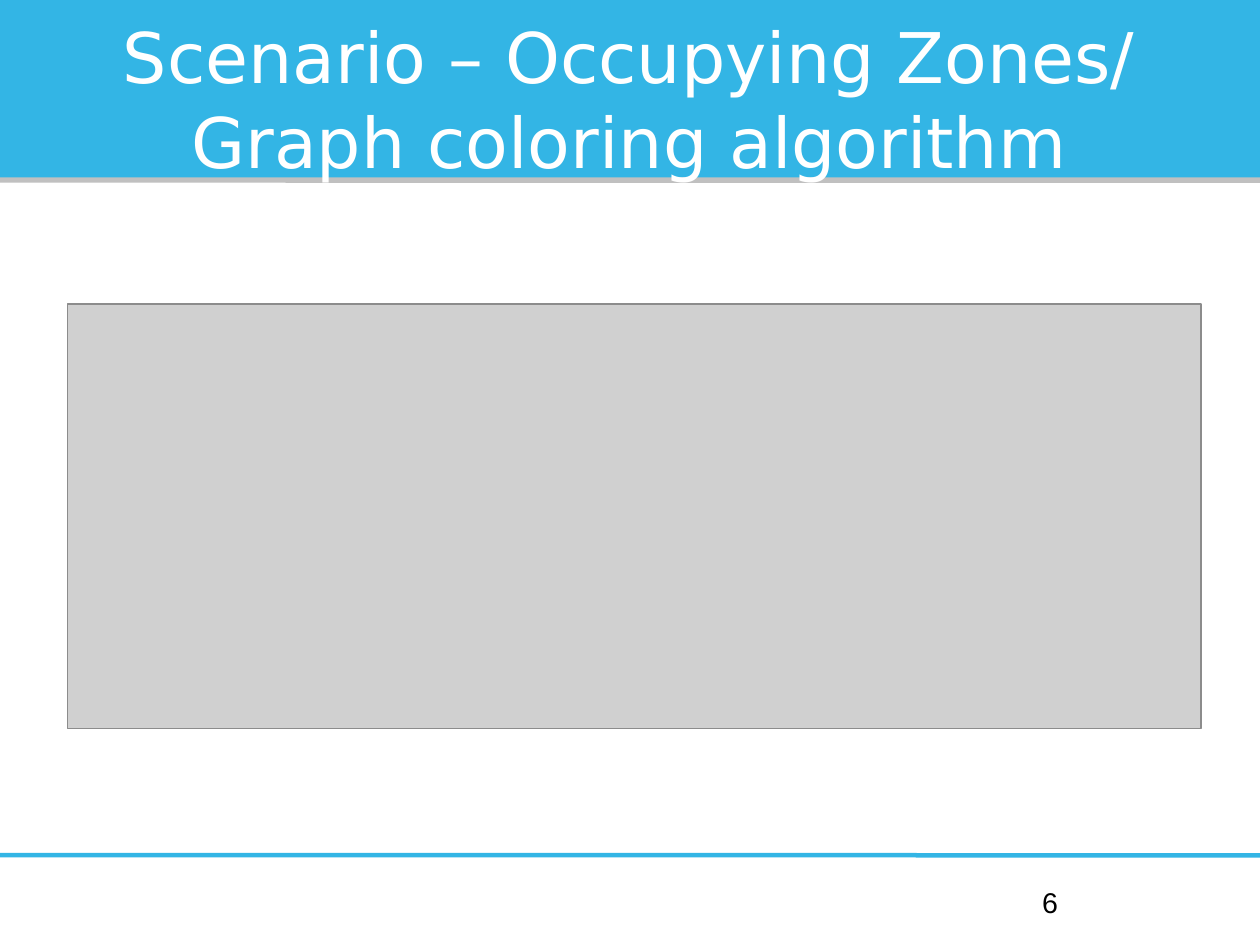
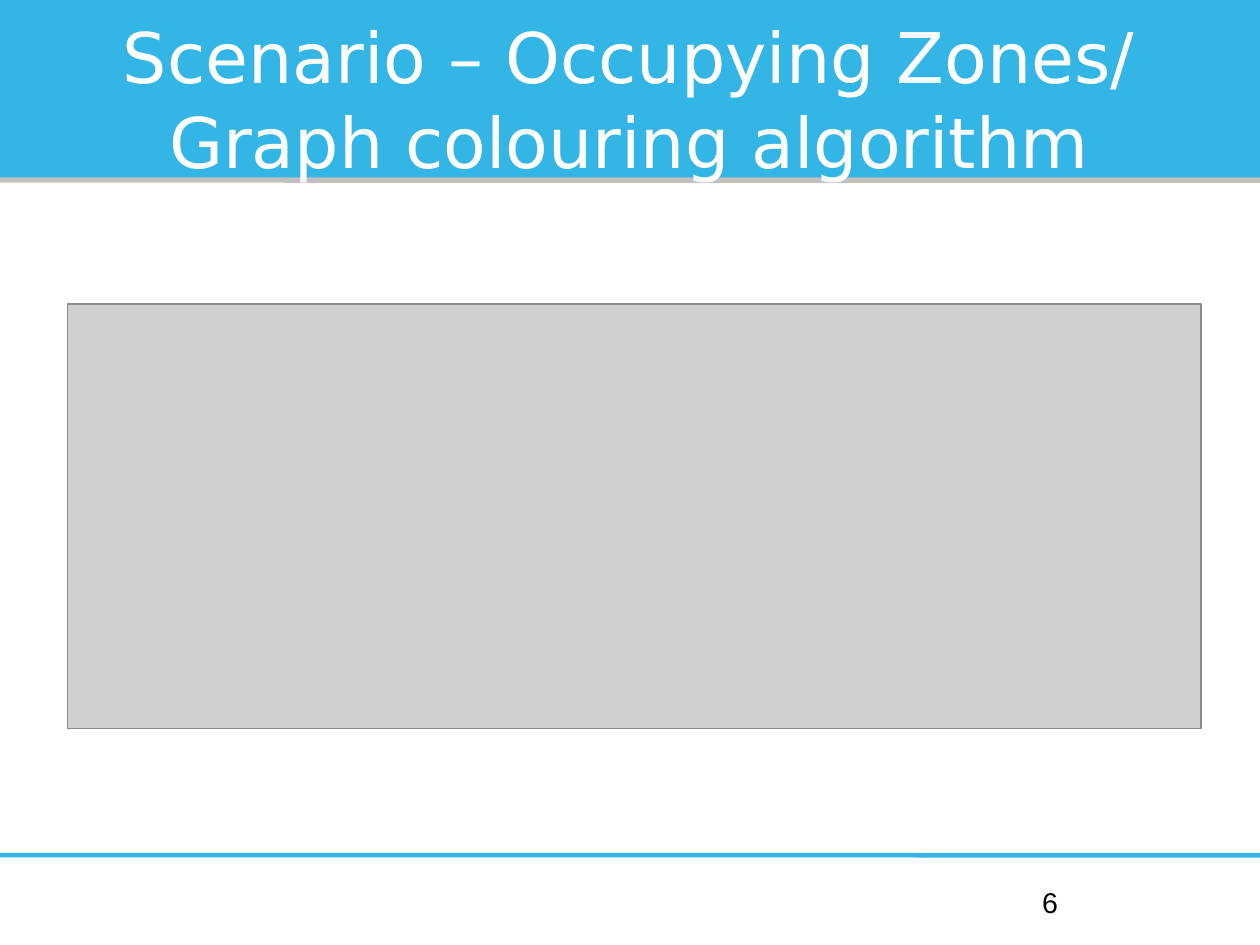
Before and after one commit to Institute-Web-Science-and-Technologies/mapc, a slide deck: slide 6 of Oberseminar/presentation.odp. Drawn at 1260x945 pixels with LibreOffice and Linux fonts; fonts in the diff are those of the drawing; grey boxes stand for pictures. Boxes give left, top, right and bottom in pixels: in the first picture for what was removed or moved away, otherwise in the second. Text is boxed around its words. In the diff, an @@ line names an element or a change of style, - is before the commit and + after.

Commit message:
Fix: Added graphics back to presentation. New: Exchanged graphics for the ones from our final report as they are better visible using a projector. Removed: Visualisation slide. What was that about? We can't show a match anyways. The time would be too short for that. New: Created a table instead of using a graphic and modified its data.

```diff
--- a/Oberseminar/presentation.odp
+++ b/Oberseminar/presentation.odp
@@ title at bbox=[123, 30, 1135, 182]: text changed @@
-Scenario – Occupying Zones/ Graph coloring algorithm
+Scenario – Occupying Zones/ Graph colouring algorithm
```
Also in this commit, not shown: 6 other slides changed, 7 slides removed.
